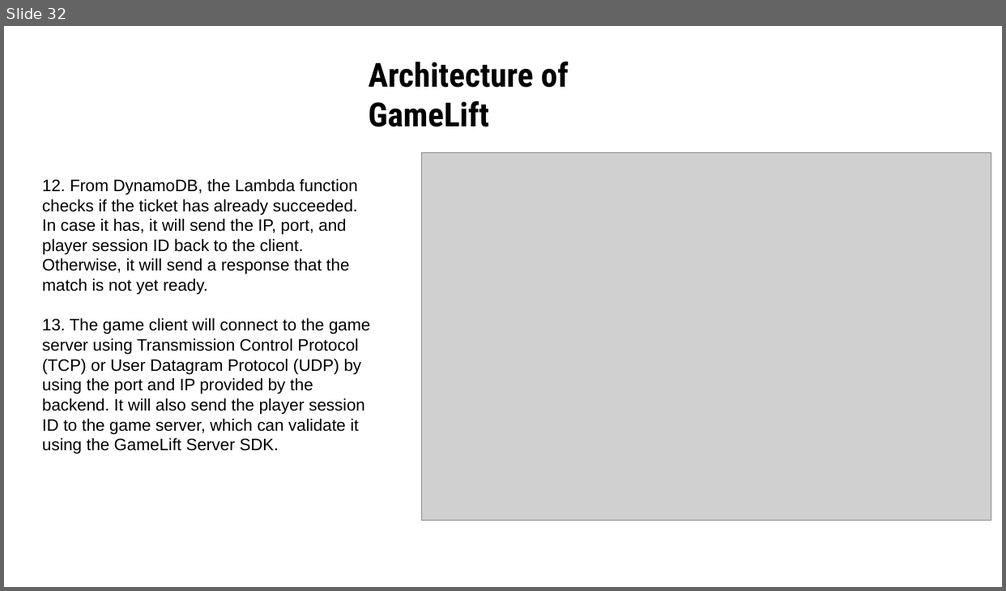
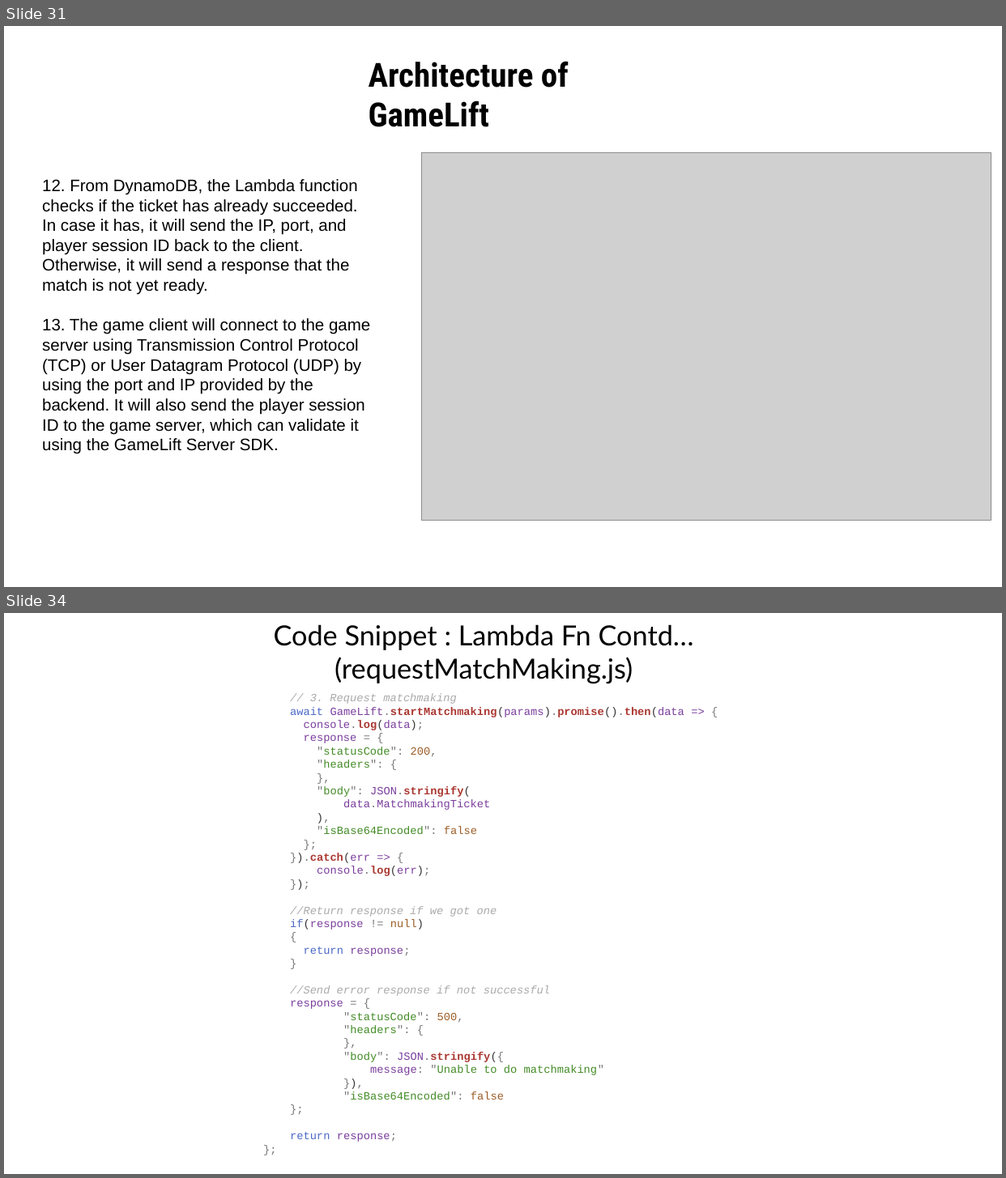
Before and after one commit to SaurabhYadav388/misc_works, a slide deck: Cloud_PPT/Shosau.pptx. Shown one above the other, each under a label of ours: slide 32 before the commit, slides 31 and 34 after it; the slides between them are not shown. The pictures are 1006x591 and 1006x1178 pixels, drawn with LibreOffice and Linux fonts; fonts in the diff are those of the drawing; grey boxes stand for pictures. Boxes give left, top, right and bottom in pixels: in the first picture for what was removed or moved away, otherwise in the second. Text is boxed around its words. In the diff, an @@ line names an element or a change of style, - is before the commit and + after.

```diff
--- a/Cloud_PPT/Shosau.pptx
+++ b/Cloud_PPT/Shosau.pptx
@@ slide 34 added at box(4, 613, 1002, 1174), background #FFFFFF @@
@@ text added at box(274, 624, 694, 684), 20 pt, text #000000 @@
+Code Snippet : Lambda Fn Contd…
+(requestMatchMaking.js)
@@ text added at box(290, 693, 684, 1142), 8 pt, text #7A3E9D @@
+// 3. Request matchmaking
+await GameLift.startMatchmaking(params).promise().then(data => {
+console.log(data);
+response = {
+"statusCode": 200,
+"headers": {
+},
+"body": JSON.stringify(
+data.MatchmakingTicket
+),
+"isBase64Encoded": false
+};
+}).catch(err => {
+console.log(err);
+});
+//Return response if we got one
+if(response != null)
+{
+return response;
+}
+//Send error response if not successful
+response = {
+"statusCode": 500,
+"headers": {
+},
+"body": JSON.stringify({
+message: "Unable to do matchmaking"
+}),
+"isBase64Encoded": false
+};
+return response;
+};
@@ what was slide 32 is now slide 31 @@
```
Also in this commit, not shown: 2 slides changed, 4 other slides added, 1 slide removed.
